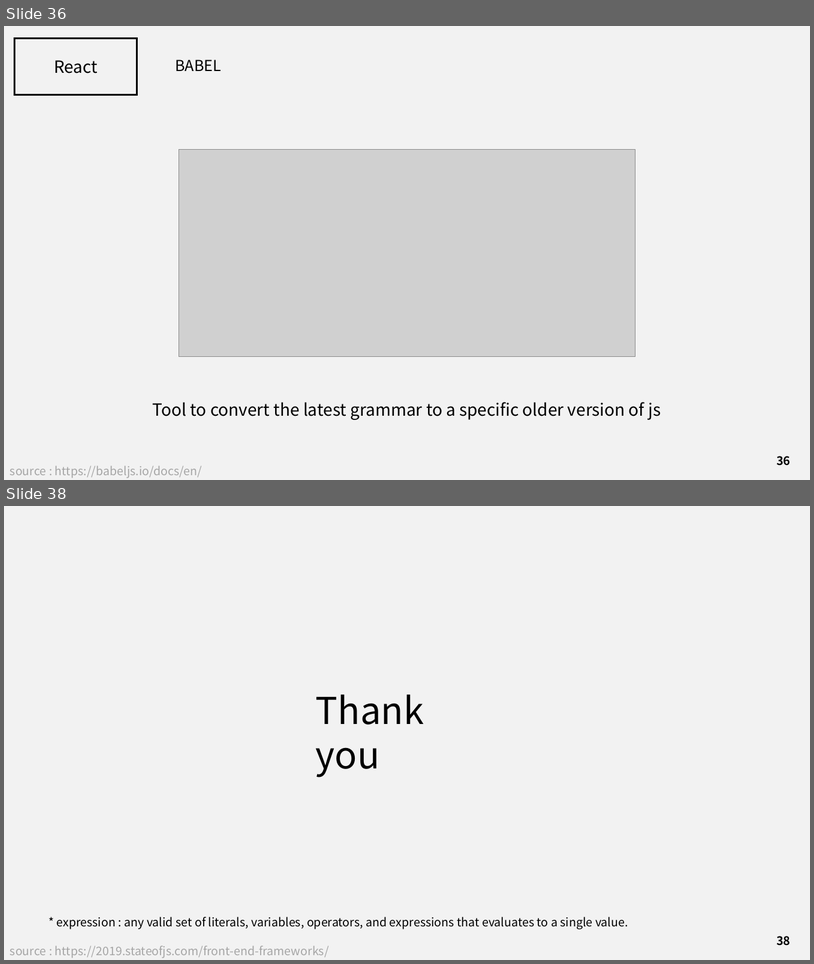
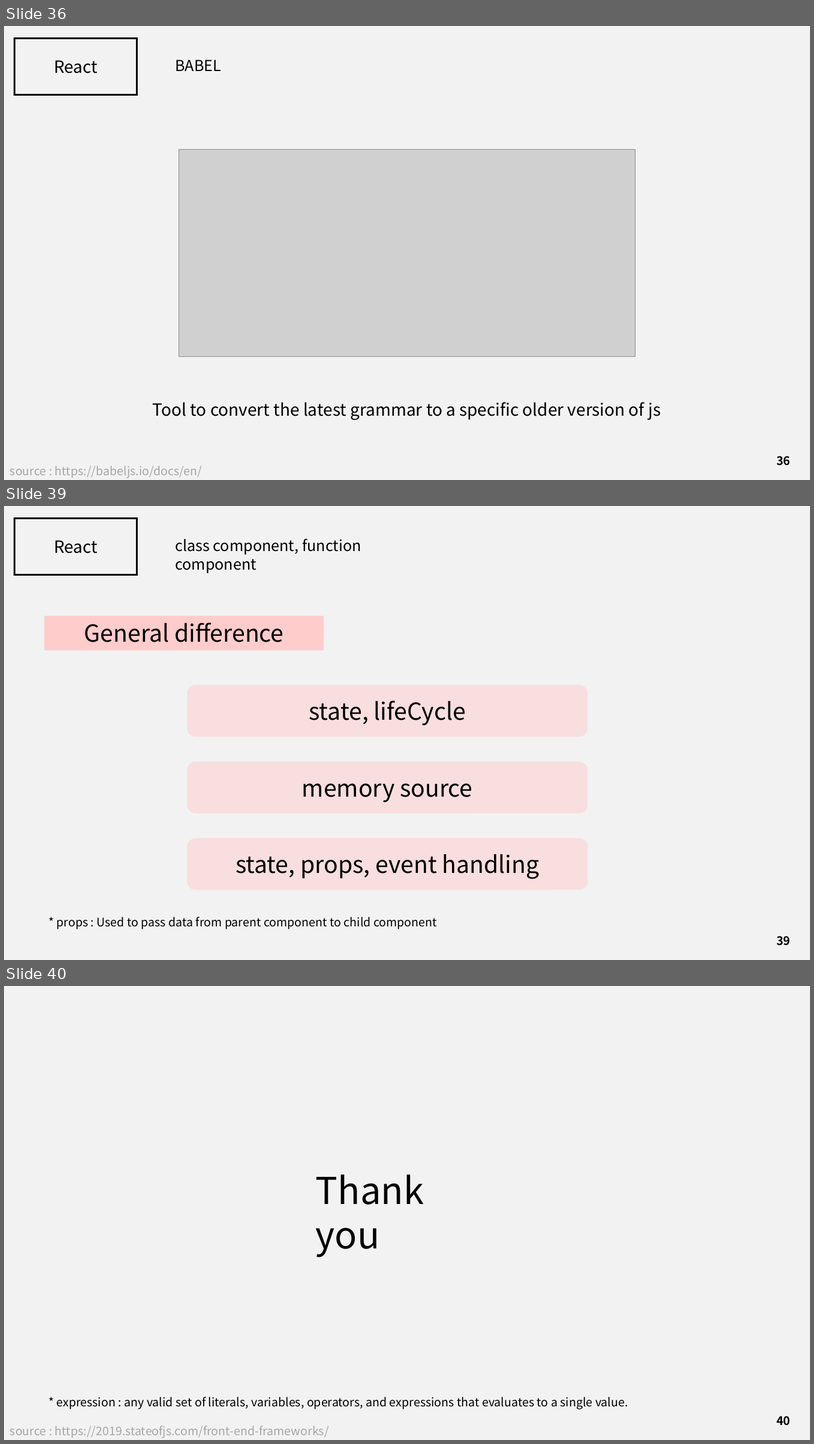
Before and after one commit to J3SUNG/Seminar, a slide deck: 210201_React.pptx. Shown one above the other, each under a label of ours: slides 36 and 38 before the commit, slides 36, 39 and 40 after it; the slides between them are not shown. The pictures are 814x964 and 814x1444 pixels, drawn with LibreOffice and Linux fonts; fonts in the diff are those of the drawing; grey boxes stand for pictures. Boxes give left, top, right and bottom in pixels: in the first picture for what was removed or moved away, otherwise in the second. Text is boxed around its words. In the diff, an @@ line names an element or a change of style, - is before the commit and + after.

```diff
--- a/210201_React.pptx
+++ b/210201_React.pptx
@@ slide 39 added at box(4, 506, 810, 960), background #F2F2F2 @@
@@ rectangle added at box(14, 518, 137, 574), outline #000000 2 pt @@
@@ text added at box(54, 540, 98, 553), 20 pt, text #000000 @@
+React
@@ text added at box(175, 538, 361, 573), 18 pt, text #000000 @@
+class component, function component
@@ rectangle added at box(45, 615, 324, 650), fill #FFCCCC, 28 pt, text #000000 @@
+General difference
@@ rounded rectangle added at box(188, 685, 588, 737), fill #FFCCCC at 50% opacity, 28 pt, text #000000 @@
+state, lifeCycle
@@ rounded rectangle added at box(188, 761, 588, 813), fill #FFCCCC at 50% opacity, 28 pt, text #000000 @@
+memory source
@@ rounded rectangle added at box(188, 838, 588, 890), fill #FFCCCC at 50% opacity, 28 pt, text #000000 @@
+state, props, event handling
@@ text added at box(57, 916, 437, 929), 14 pt, text #000000 @@
+* props : Used to pass data from parent component to child component
@@ page number added at box(777, 936, 791, 945), 14 pt, text #000000, bold @@
+39
@@ what was slide 38 is now slide 40 @@
@@ page number at box(777, 1416, 791, 1425): text changed @@
-38
+40
```
Also in this commit, not shown: 1 slide changed, 1 other slide added, 1 other file.
